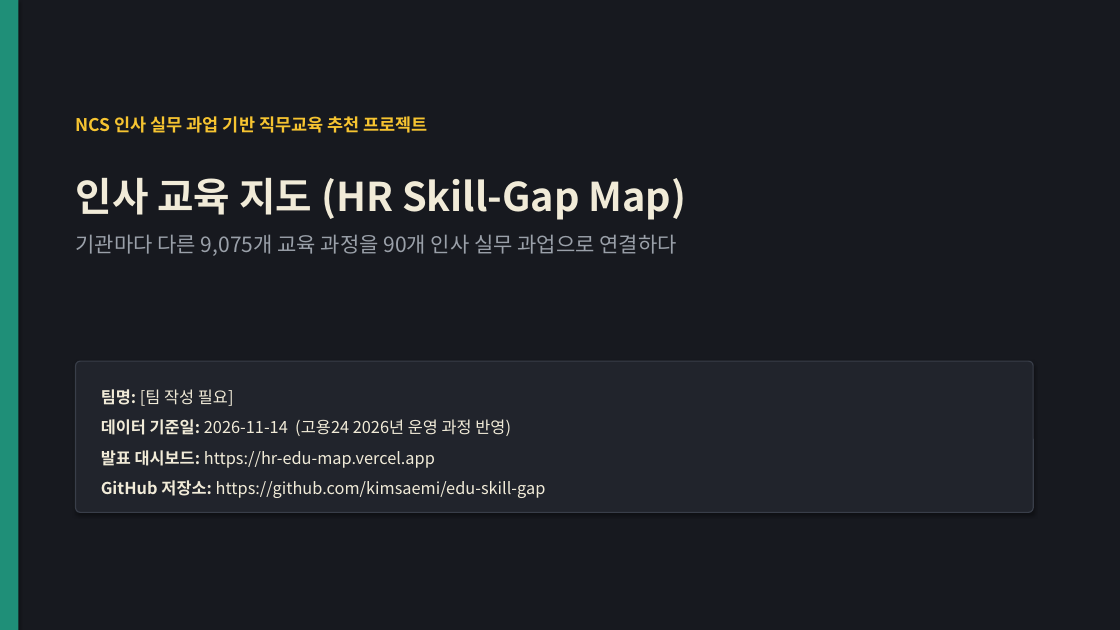
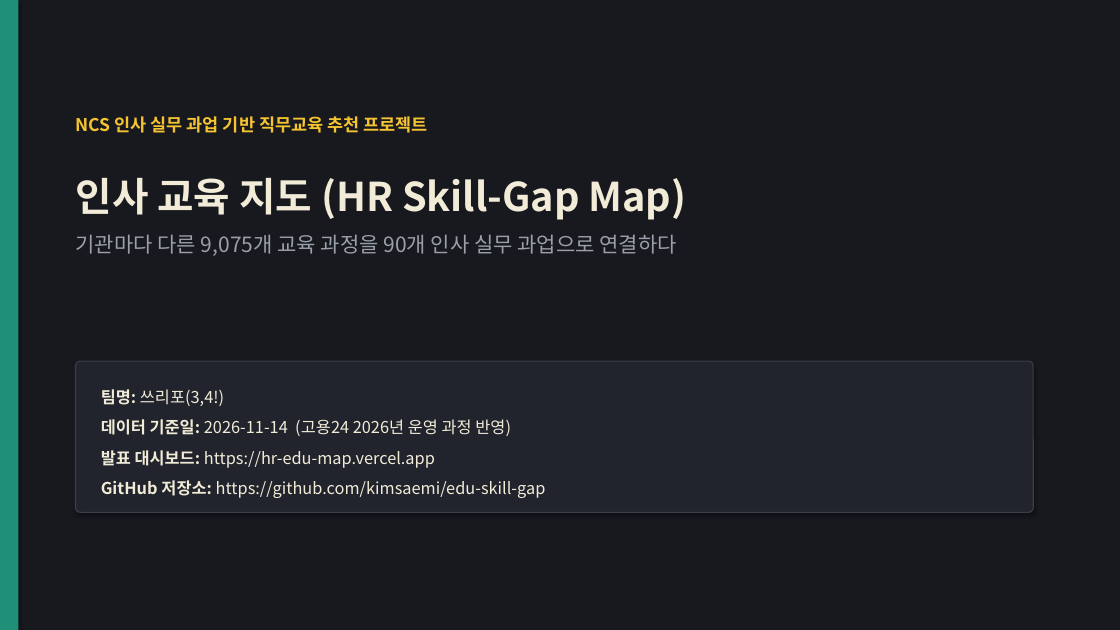
Before and after one commit to kimsaemi/edu-skill-gap, a slide deck: slide 1 of presentation/HR_교육지도_발표.pptx. Drawn at 1120x630 pixels with LibreOffice and Linux fonts; fonts in the diff are those of the drawing. Boxes give left, top, right and bottom in pixels: in the first picture for what was removed or moved away, otherwise in the second. Text is boxed around its words. In the diff, an @@ line names an element or a change of style, - is before the commit and + after.

```diff
--- a/presentation/HR_교육지도_발표.pptx
+++ b/presentation/HR_교육지도_발표.pptx
@@ text at [101, 389, 224, 406]: text changed @@
-팀명: [팀 작성 필요]
+팀명: 쓰리포(3,4!)
```
Also in this commit, not shown: 1 other slide changed, 16 other files.
